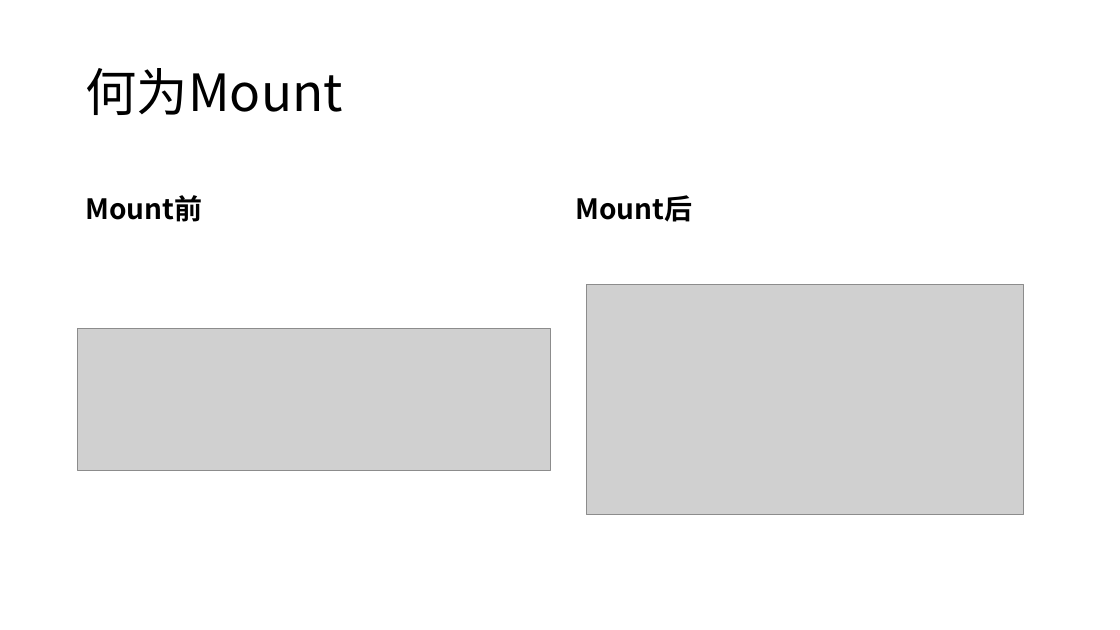
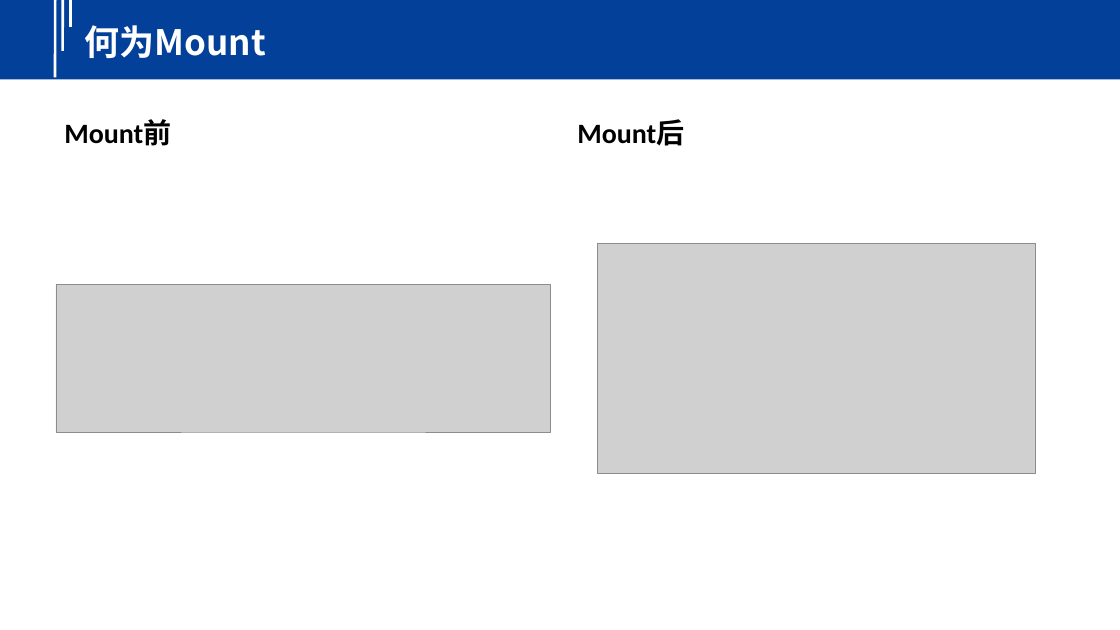
Before and after one commit to yindaheng98/Notebook, a slide deck: slide 3 of 学习笔记/Docker/Namespaces.pptx. Drawn at 1120x630 pixels with LibreOffice and Linux fonts; fonts in the diff are those of the drawing; grey boxes stand for pictures. Boxes give left, top, right and bottom in pixels: in the first picture for what was removed or moved away, otherwise in the second. Text is boxed around its words. In the diff, an @@ line names an element or a change of style, - is before the commit and + after.

```diff
--- a/学习笔记/Docker/Namespaces.pptx
+++ b/学习笔记/Docker/Namespaces.pptx
@@ group added at (0,0,1120,79): 3 lines, 1 rectangle @@
@@ title "何为Mount": place and size @@
-title "何为Mount" at (86,68,343,115)
+title "何为Mount" at (85,25,266,58)
@@ title "何为Mount" at (85,25,266,58): size 44 to 30 pt, text colour #000000 to #FFFFFF, bold on; line spacing 0.9 to 1 @@
@@ text "Mount前" at (64,120,171,146): font Noto Sans CJK SC to Calibri; line spacing 0.9 to 1; less space between paragraphs @@
@@ text "Mount前": place and size @@
-text "Mount前" at (86,195,203,222)
+text "Mount前" at (64,120,171,146)
@@ text "Mount后": place and size @@
-text "Mount后" at (575,195,692,222)
+text "Mount后" at (577,120,684,146)
@@ text "Mount后" at (577,120,684,146): font Noto Sans CJK SC to Calibri; line spacing 0.9 to 1; less space between paragraphs @@
@@ picture: place and size @@
-picture at (586,284,1024,514)
+picture at (598,243,1036,473)
@@ picture: place and size @@
-picture at (77,329,551,470)
+picture at (56,285,551,433)
```
Also in this commit, not shown: 18 other slides changed, 8 other files.
